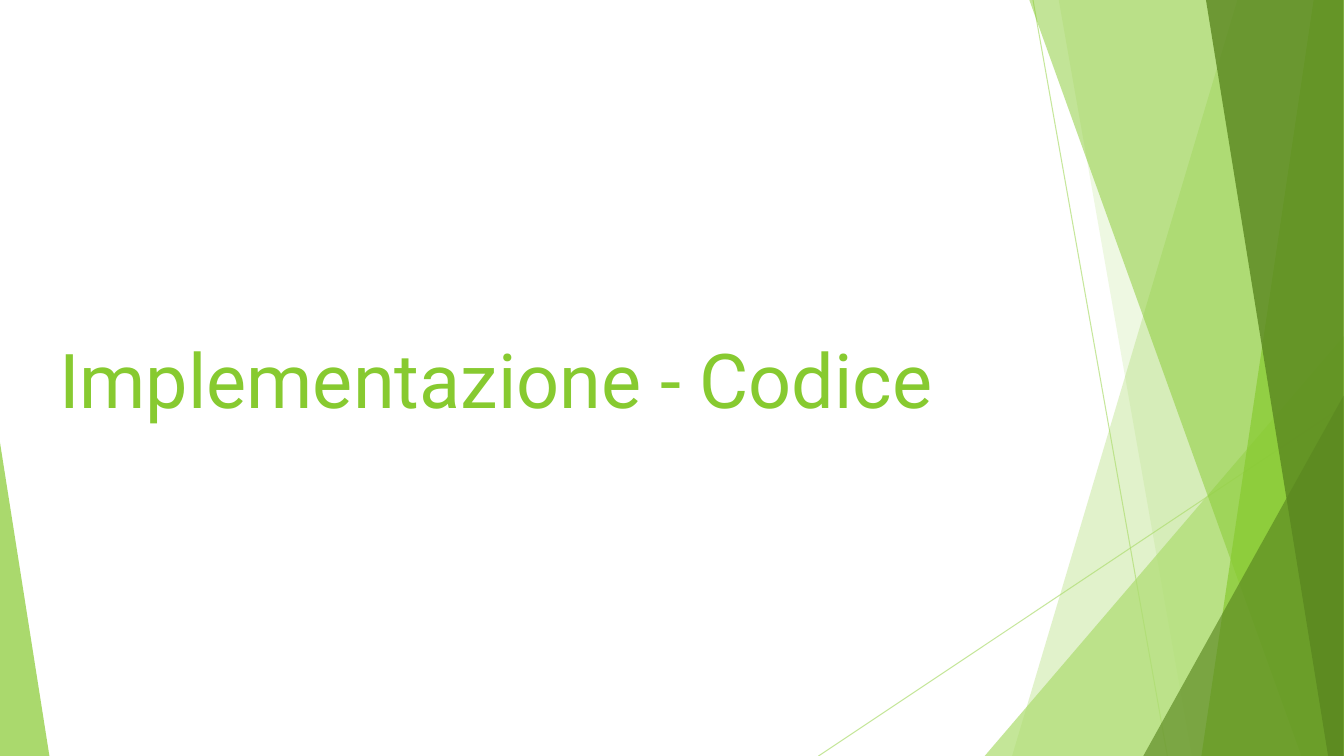
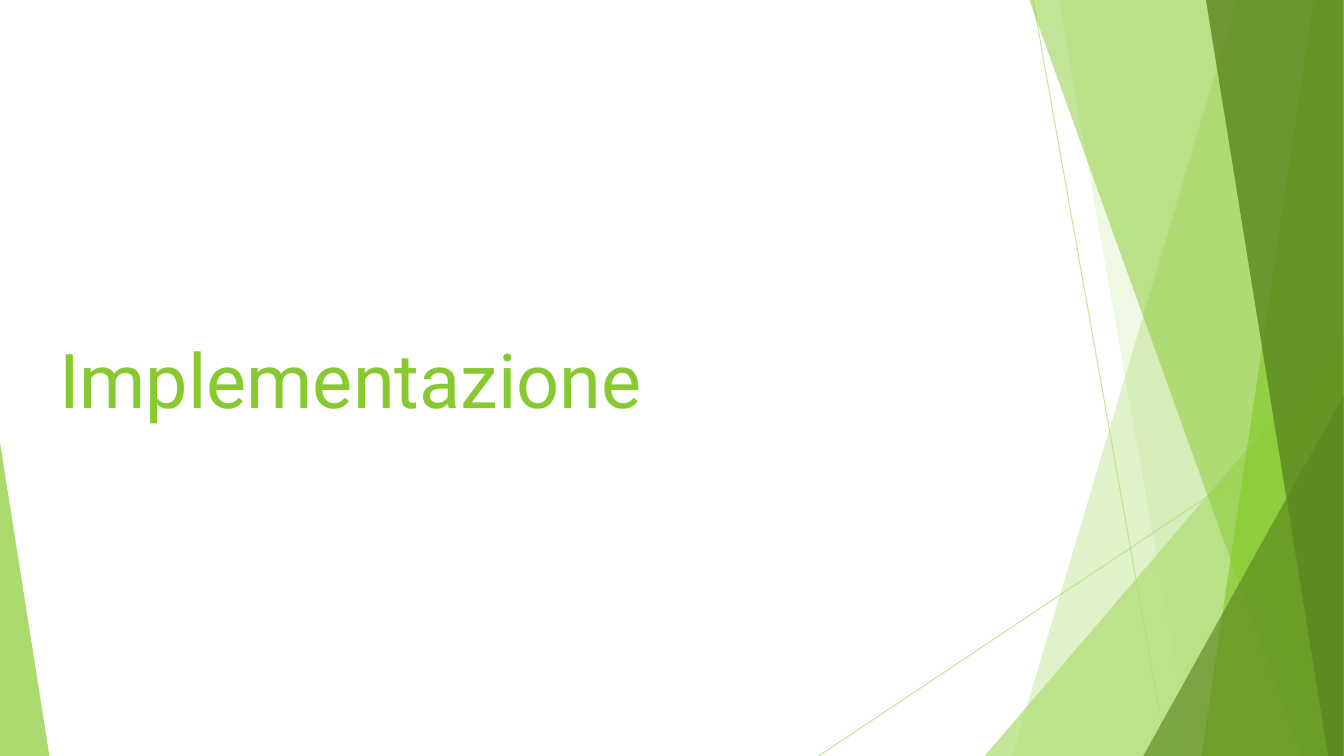
Before and after one commit to LuMug/AirIceHockey, a slide deck: slide 8 of Presentazione.pptx (slide 6 before the commit). Drawn at 1344x756 pixels with LibreOffice and Linux fonts; fonts in the diff are those of the drawing. Boxes give left, top, right and bottom in pixels: in the first picture for what was removed or moved away, otherwise in the second. Text is boxed around its words. In the diff, an @@ line names an element or a change of style, - is before the commit and + after.

```diff
--- a/Presentazione.pptx
+++ b/Presentazione.pptx
@@ title at (x1=59, y1=351, x2=641, y2=424): text changed @@
-Implementazione - Codice
+Implementazione
```
Also in this commit, not shown: 1 other slide changed, 3 slides added.
